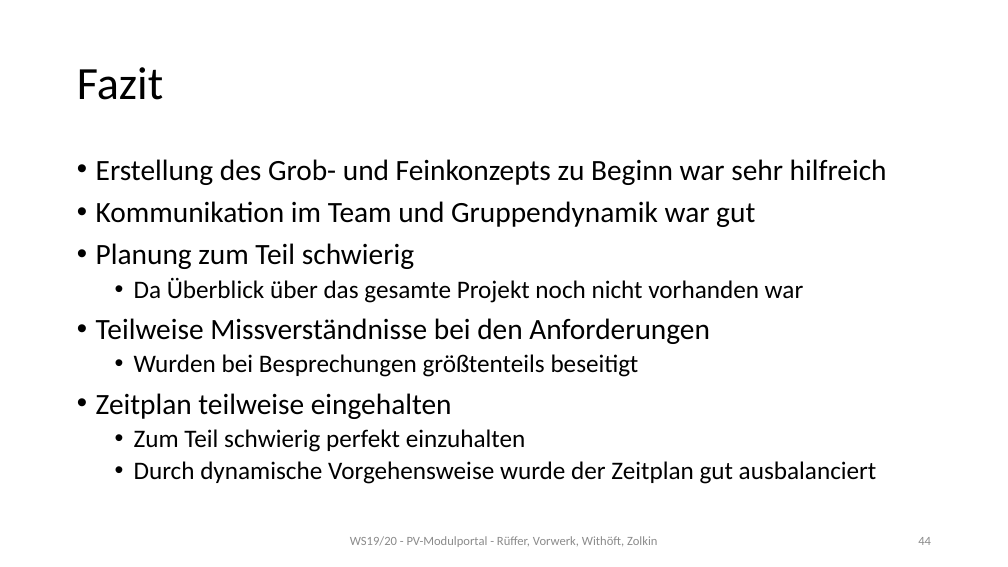
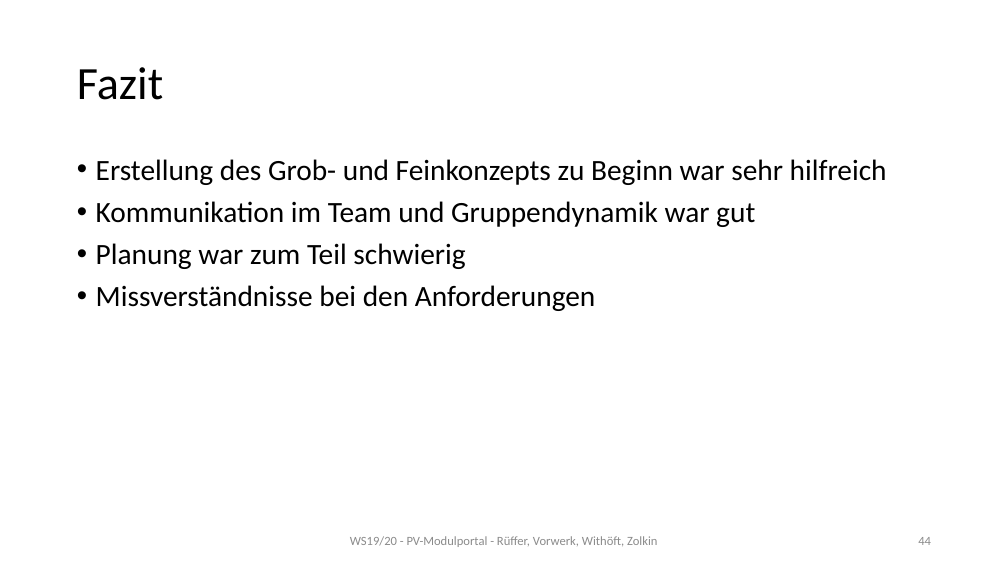
Before and after one commit to mwithoeft/Webengineering, a slide deck: slide 44 of docs/Seminarvortrag.pptx. Drawn at 1008x567 pixels with LibreOffice and Linux fonts; fonts in the diff are those of the drawing. Boxes give left, top, right and bottom in pixels: in the first picture for what was removed or moved away, otherwise in the second. Text is boxed around its words. In the diff, an @@ line names an element or a change of style, - is before the commit and + after.

```diff
--- a/docs/Seminarvortrag.pptx
+++ b/docs/Seminarvortrag.pptx
@@ text at <box>96,243,596,311</box>: text changed; size 24 to 28 pt @@
-• Planung zum Teil schwierig
-  • Da Überblick über das gesamte Projekt noch nicht vorhanden war
-• Teilweise Missverständnisse bei den Anforderungen
-  • Wurden bei Besprechungen größtenteils beseitigt
-• Zeitplan teilweise eingehalten
-  • Zum Teil schwierig perfekt einzuhalten
-  • Durch dynamische Vorgehensweise wurde der Zeitplan gut ausbalanciert
+• Planung war zum Teil schwierig
+• Missverständnisse bei den Anforderungen
```
Also in this commit, not shown: 1 other slide changed.
